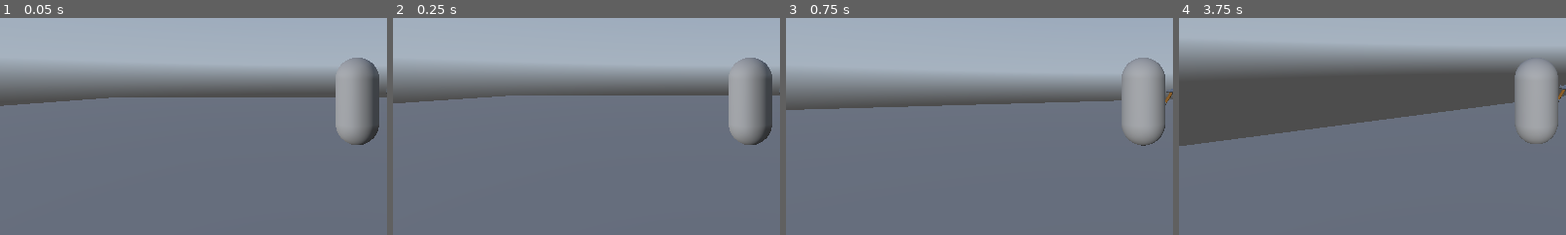
Above: before the commit, frames 1-4 (left to right).
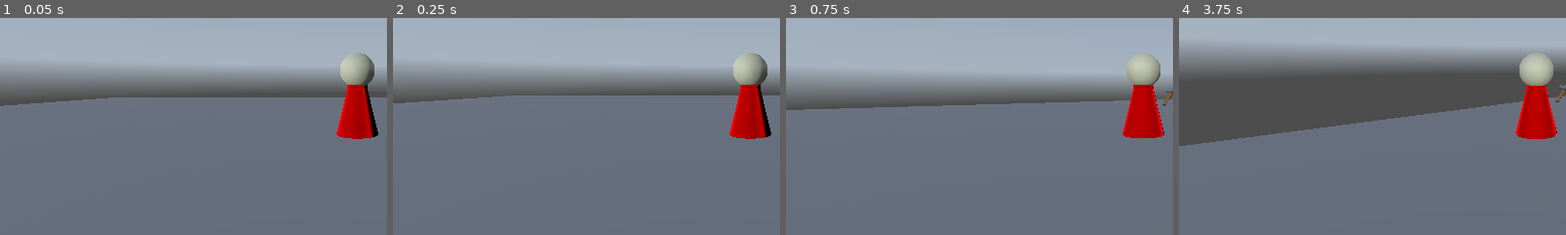
Above: after the commit, the same moments.

Repository: Jackimal5/Hollows-Haven
Game: Godot game, scene res://test_area.tscn
Two runs of this game, one before a commit and one after it. Both use one fixed random seed, a clock stepped at 60 frames per second and the inputs below. A sky picture missing from this copy of the repository is replaced by a grey-blue gradient.
Inputs (mouse positions are % of the whole screen's width and height, from its top left):
- Up to frame 1 (0.05 s): no input
- Up to frame 2 (0.25 s): no input
- Up to frame 3 (0.75 s): tap Enter at 0.5 s; move the mouse to (55, 50) at 0.52 s; hold W (forward) from 0.53 s (still down); click (55, 50) at 0.6 s
- Up to frame 4 (3.75 s): keep holding W (forward); tap Space (jump) at 0.77, 1.52, 2.75, 3.02 s; move the mouse to (45, 50) at 1.27 s; tap Shift (sprint) at 1.35, 2.85 s; move the mouse to (52, 48) at 2.02 s; click (52, 48) at 2.1 s; move the mouse to (49, 52) at 2.77 s; move the mouse to (57, 51) at 3.52 s; click (57, 51) at 3.6 s
The pictures show only the part of the screen within x 4-54%, y 36-86%; the shares and areas given below are measured in that part.

The runs differ from the first frame. In frame 1, 3.6% of the frame differs, in the area x 86-98%, y 16-59%; in frame 2, 3.6%; in frame 3, 3.3%; in frame 4, 3.6%.

Commit message:
Added the Player Skin
Finally finished the skin in blender.

Diff:
--- a/player.gd
+++ b/player.gd
@@ -22,9 +22,9 @@
 @onready var animation_player = $PlayerAnimations
 
 
-func _ready():
+#func _ready():
 	#Captures Mouse
-	Input.mouse_mode = Input.MOUSE_MODE_CAPTURED
+	#Input.mouse_mode = Input.MOUSE_MODE_CAPTURED
 
 func _input(event):
 	#Camera Movement
--- a/test_area.tscn
+++ b/test_area.tscn
@@ -3,8 +3,34 @@
 [ext_resource type="Script" uid="uid://btvyohb56e6xd" path="res://player.gd" id="1_64fjj"]
 [ext_resource type="PackedScene" uid="uid://cp0xlar5bqga0" path="res://Assets/Sword.glb" id="3_6fnve"]
 [ext_resource type="Texture2D" uid="uid://bsumctagrpkpw" path="res://Assets/pizzo_pernice_puresky_4k.exr" id="3_od0h0"]
+[ext_resource type="PackedScene" uid="uid://bhme4haxi88l1" path="res://Assets/Lil_Guy.glb" id="4_od0h0"]
 
-[sub_resource type="CapsuleMesh" id="CapsuleMesh_64fjj"]
+[sub_resource type="Animation" id="Animation_vt2yd"]
+resource_name = "Idle"
+tracks/0/type = "position_3d"
+tracks/0/imported = false
+tracks/0/enabled = true
+tracks/0/path = NodePath("Sword")
+tracks/0/interp = 1
+tracks/0/loop_wrap = true
+tracks/0/keys = PackedFloat32Array(0.0333333, 1, 0.79101, 0.202877, -0.725657)
+tracks/1/type = "rotation_3d"
+tracks/1/imported = false
+tracks/1/enabled = true
+tracks/1/path = NodePath("Sword")
+tracks/1/interp = 1
+tracks/1/loop_wrap = true
+tracks/1/keys = PackedFloat32Array(0, 1, 0, 0, 0, 1, 0.233333, 1, -0.0887639, 0, 0, 0.996053, 0.466667, 1, 0, 0, 0, 1, 0.866667, 1, -0.00253945, 0, 0, 0.999997)
+
+[sub_resource type="Animation" id="Animation_od0h0"]
+length = 0.001
+tracks/0/type = "position_3d"
+tracks/0/imported = false
+tracks/0/enabled = true
+tracks/0/path = NodePath("Sword")
+tracks/0/interp = 1
+tracks/0/loop_wrap = true
+tracks/0/keys = PackedFloat32Array(0, 1, 0.79101, 0.202877, -0.725657)
 
 [sub_resource type="Animation" id="Animation_6fnve"]
 resource_name = "swing"
@@ -23,33 +49,6 @@
 tracks/1/interp = 1
 tracks/1/loop_wrap = true
 tracks/1/keys = PackedFloat32Array(0.0333333, 1, 0, 0, 0, 1, 0.133333, 1, 0.251046, 0.055955, -0.213816, 0.942405, 0.2, …(371 unchanged characters)…
-
-[sub_resource type="Animation" id="Animation_od0h0"]
-length = 0.001
-tracks/0/type = "position_3d"
-tracks/0/imported = false
-tracks/0/enabled = true
-tracks/0/path = NodePath("Sword")
-tracks/0/interp = 1
-tracks/0/loop_wrap = true
-tracks/0/keys = PackedFloat32Array(0, 1, 0.79101, 0.202877, -0.725657)
-
-[sub_resource type="Animation" id="Animation_vt2yd"]
-resource_name = "Idle"
-tracks/0/type = "position_3d"
-tracks/0/imported = false
-tracks/0/enabled = true
-tracks/0/path = NodePath("Sword")
-tracks/0/interp = 1
-tracks/0/loop_wrap = true
-tracks/0/keys = PackedFloat32Array(0.0333333, 1, 0.79101, 0.202877, -0.725657)
-tracks/1/type = "rotation_3d"
-tracks/1/imported = false
-tracks/1/enabled = true
-tracks/1/path = NodePath("Sword")
-tracks/1/interp = 1
-tracks/1/loop_wrap = true
-tracks/1/keys = PackedFloat32Array(0, 1, 0, 0, 0, 1, 0.233333, 1, -0.0887639, 0, 0, 0.996053, 0.466667, 1, 0, 0, 0, 1, 0.866667, 1, -0.00253945, 0, 0, 0.999997)
 
 [sub_resource type="AnimationLibrary" id="AnimationLibrary_vt2yd"]
 _data = {
@@ -85,11 +84,6 @@
 [node name="Player" type="CharacterBody3D" parent="."]
 script = ExtResource("1_64fjj")
 
-[node name="PlayerTemporaryMesh" type="MeshInstance3D" parent="Player"]
-mesh = SubResource("CapsuleMesh_64fjj")
-
-[node name="PlayerTemporaryMesh2" type="MeshInstance3D" parent="Player"]
-
 [node name="PlayerAnimations" type="AnimationPlayer" parent="Player"]
 libraries = {
 &"": SubResource("AnimationLibrary_vt2yd")
@@ -118,6 +112,9 @@
 transform = Transform3D(1, 0, 0, 0, 1, 0, 0, 0, 1, 0.00303042, 0.575262, 0.00251764)
 shape = SubResource("BoxShape3D_6fnve")
 
+[node name="Player_Skin" parent="Player" instance=ExtResource("4_od0h0")]
+transform = Transform3D(-4.37114e-08, 0, 1, 0, 1, 0, -1, 0, -4.37114e-08, 0, 0, 0)
+
 [node name="WorldEnvironment" type="WorldEnvironment" parent="."]
 environment = SubResource("Environment_vt2yd")
 
Binary file added: Assets/Lil_Guy.glb
Not shown, added: Assets/Lil_Guy.glb.import
